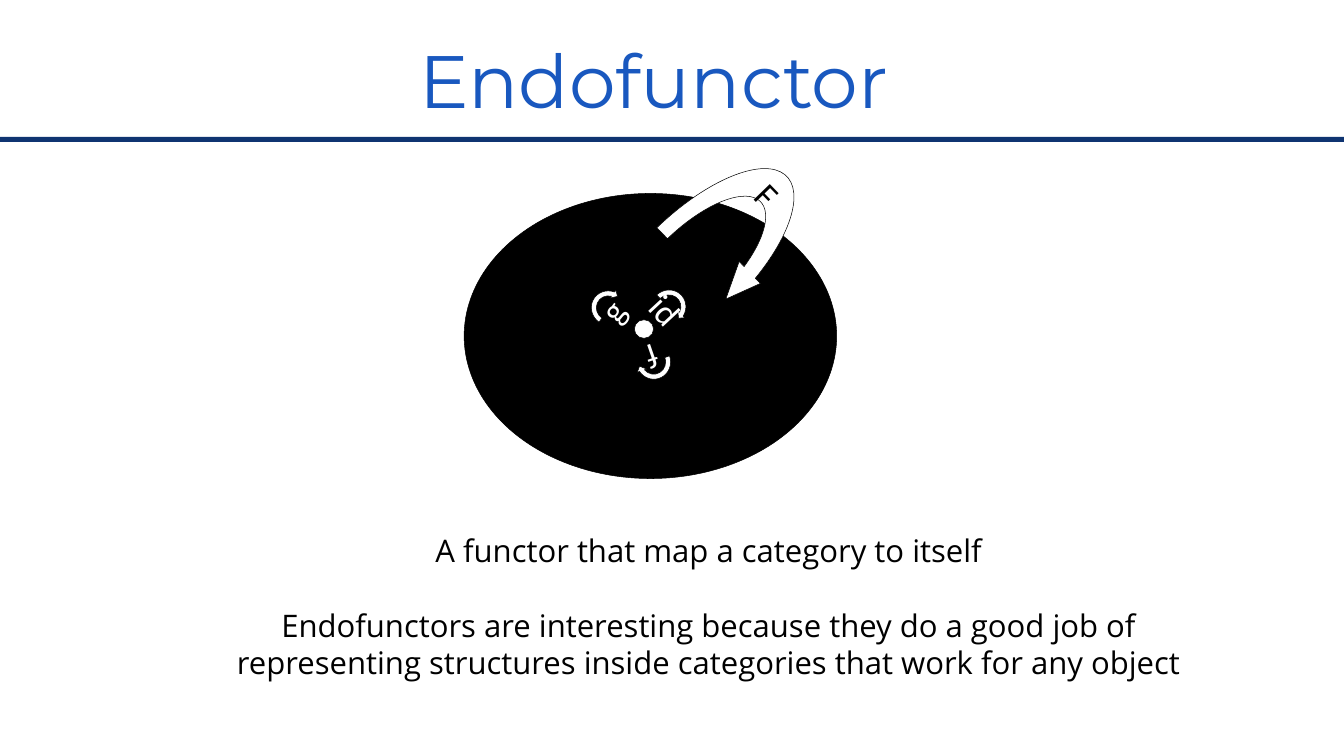
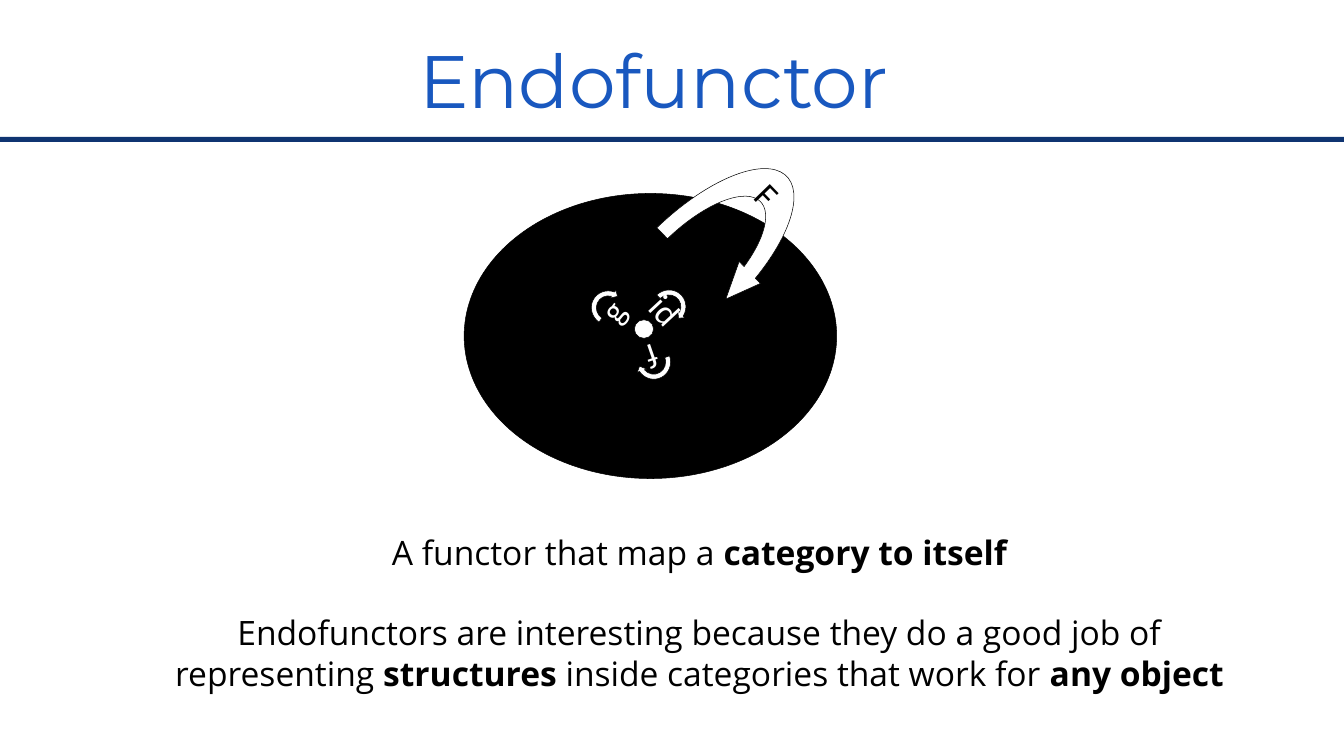
Before and after one commit to RomainTrm/CategoryTheoryYouAlreadyKnowIt, a slide deck: slide 35 of CategoryTheoryUniveristy_Devoxx_FR_2022.pptx. Drawn at 1344x756 pixels with LibreOffice and Linux fonts; fonts in the diff are those of the drawing; background and template pictures are left out. Boxes give left, top, right and bottom in pixels: in the first picture for what was removed or moved away, otherwise in the second. Text is boxed around its words. In the diff, an @@ line names an element or a change of style, - is before the commit and + after.

```diff
--- a/CategoryTheoryUniveristy_Devoxx_FR_2022.pptx
+++ b/CategoryTheoryUniveristy_Devoxx_FR_2022.pptx
@@ text "A functor that map a ...": place and size @@
-text "A functor that map a ..." at <box>237,538,1180,682</box>
+text "A functor that map a ..." at <box>175,539,1224,694</box>
@@ text "A functor that map a ..." at <box>175,539,1224,694</box>: size 44.4 to 48 pt; bold on in "category to itself structures any object" @@
```
Also in this commit, not shown: 13 other slides changed, 2 slides added, 1 slide removed.
